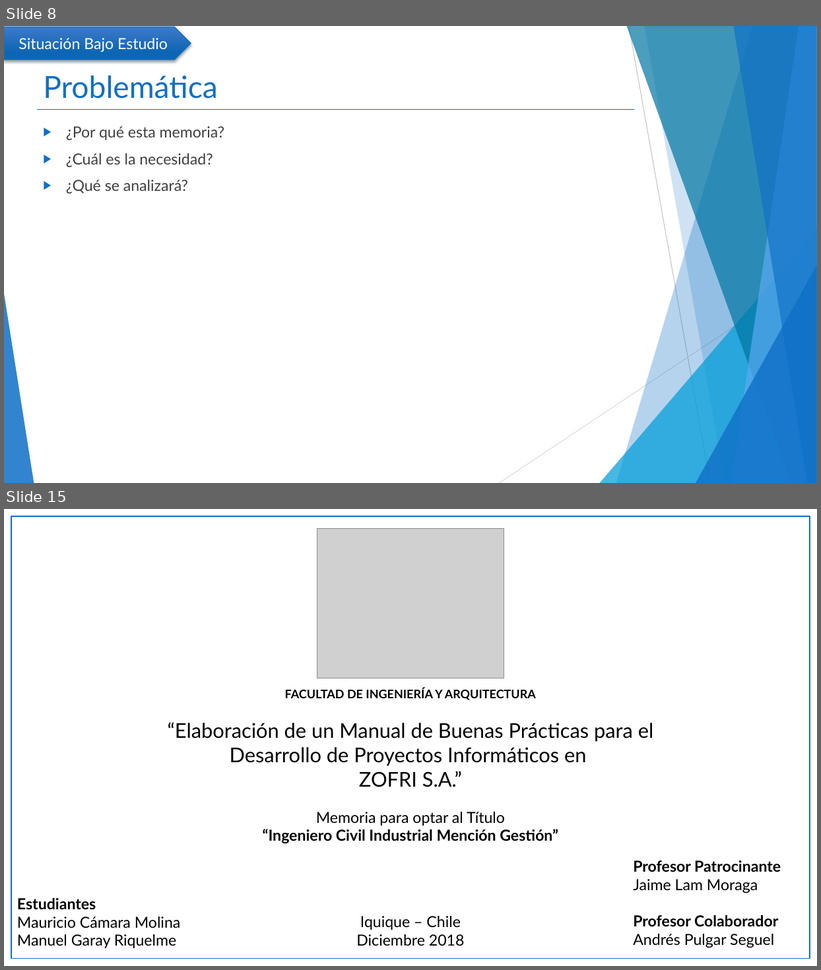
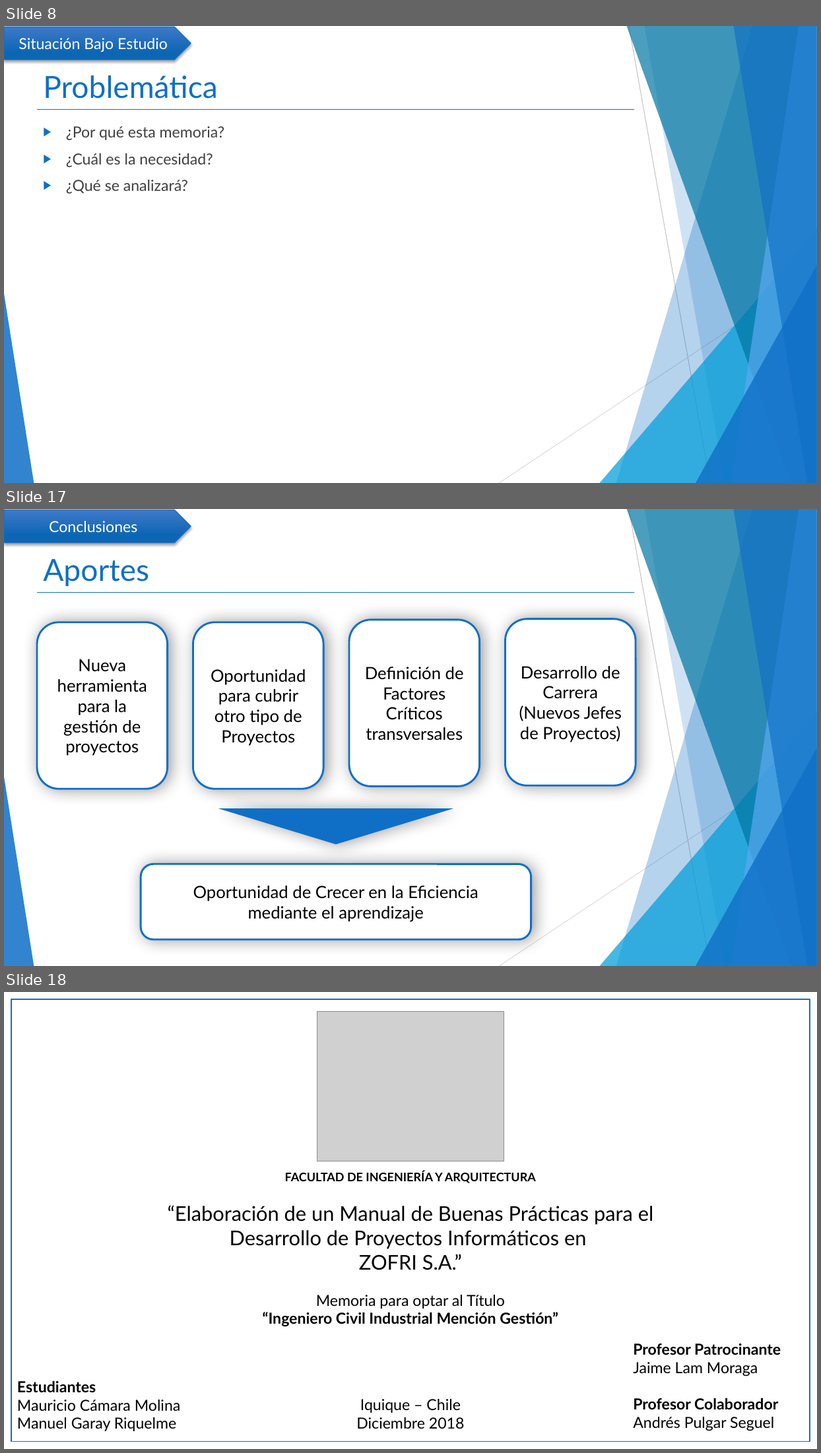
Before and after one commit to mcamara75/tituloUnap, a slide deck: 2018/TT IQQ 2018 Camara y Garay.pptx. Shown one above the other, each under a label of ours: slides 8 and 15 before the commit, slides 8, 17 and 18 after it; the slides between them are not shown. The pictures are 821x970 and 821x1453 pixels, drawn with LibreOffice and Linux fonts; fonts in the diff are those of the drawing; grey boxes stand for pictures. Boxes give left, top, right and bottom in pixels: in the first picture for what was removed or moved away, otherwise in the second. Text is boxed around its words. In the diff, an @@ line names an element or a change of style, - is before the commit and + after.

```diff
--- a/2018/TT IQQ 2018 Camara y Garay.pptx
+++ b/2018/TT IQQ 2018 Camara y Garay.pptx
@@ slide 17 added at [4,509,817,966], background #FFFFFF; not listed: 11 template elements that a slide beside it also shows @@
@@ pentagon arrow added at [4,510,191,543], fill gradient #4079C9 to #0E66B5, outline #0F6FC6 1 pt, 18 pt, text #FFFFFF @@
+Conclusiones
@@ title added at [43,559,149,586], 36 pt, text #0F6FC6 @@
+Aportes
@@ rounded rectangle added at [37,623,168,789], fill #FFFFFF, outline #0F6FC6 2.25 pt, 20 pt, text #000000 @@
+Nueva herramienta para la gestión de proyectos
@@ rounded rectangle added at [193,623,323,789], fill #FFFFFF, outline #0F6FC6 2.25 pt, 20 pt, text #000000 @@
+Oportunidad para cubrir otro tipo de Proyectos
@@ rounded rectangle added at [349,620,480,787], fill #FFFFFF, outline #0F6FC6 2.25 pt, 20 pt, text #000000 @@
+Definición de Factores Críticos transversales
@@ rounded rectangle added at [506,619,636,786], fill #FFFFFF, outline #0F6FC6 2.25 pt, 20 pt, text #000000 @@
+Desarrollo de Carrera (Nuevos Jefes de Proyectos)
@@ flow chart merge added at [218,809,453,845], fill #0F6FC6 @@
@@ rounded rectangle added at [141,865,531,940], fill #FFFFFF, outline #0F6FC6 2.25 pt, 20 pt, text #000000 @@
+Oportunidad de Crecer en la Eficiencia
+mediante el aprendizaje
@@ what was slide 15 is now slide 18 @@
```
Also in this commit, not shown: 5 slides changed, 3 other slides added, 1 slide removed.
